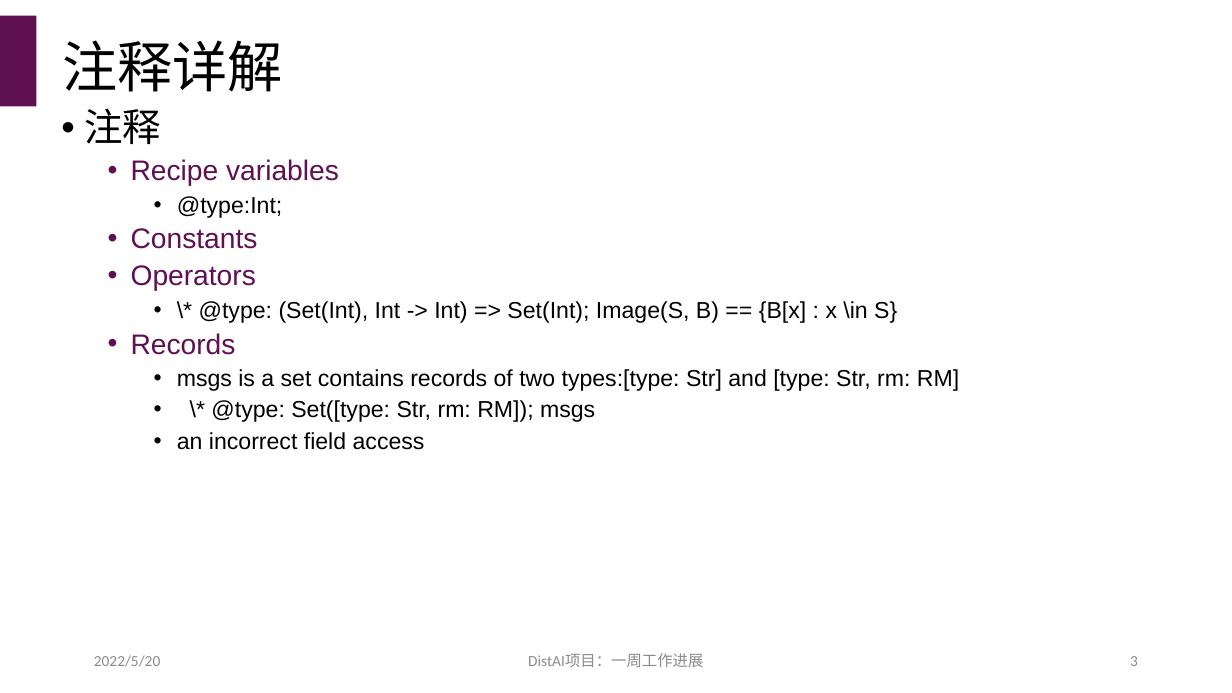
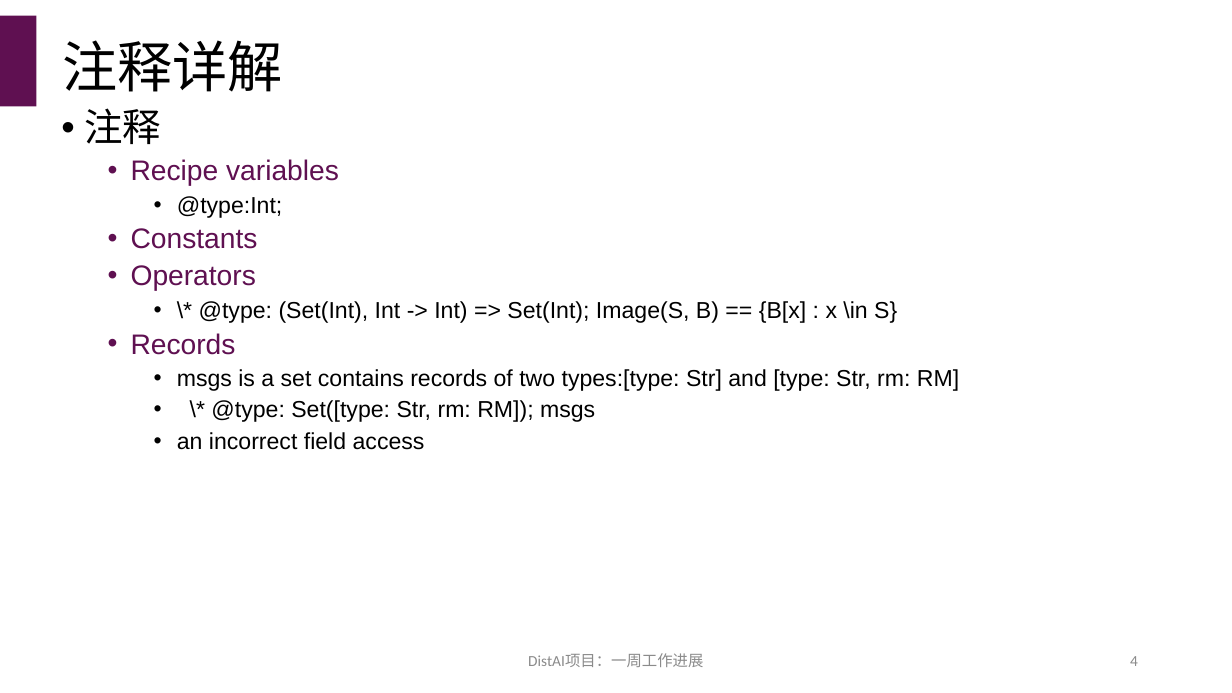
Before and after one commit to hengxin/dist-ai, a slide deck: slide 4 of reports/8-20220520-一周工作进展.pptx (slide 3 before the commit). Drawn at 1232x693 pixels with LibreOffice and Linux fonts; fonts in the diff are those of the drawing. Boxes give left, top, right and bottom in pixels: in the first picture for what was removed or moved away, otherwise in the second. Text is boxed around its words. In the diff, an @@ line names an element or a change of style, - is before the commit and + after.

```diff
--- a/reports/8-20220520-一周工作进展.pptx
+++ b/reports/8-20220520-一周工作进展.pptx
@@ text removed at (94, 655, 160, 667) @@
-2022/5/20
@@ page number at (1130, 656, 1138, 666): text changed @@
-3
+4
```
Also in this commit, not shown: 6 other slides changed, 7 slides added.
